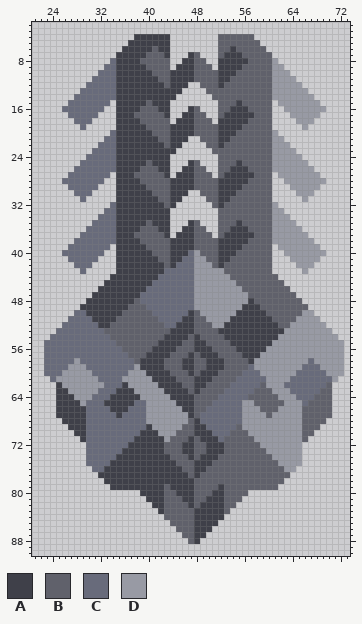
Sprite sheet, stored at sprites/blocks/turrets/meter.png. The picture above was drawn from the file before the commit.
The file is 96x96 pixels. Shown: x 21..73, y 2..90.
Palette (. is transparent): A #3f4049  B #60616b  C #686b7b  D #989aa4
Pixels before (only the part around the change), first column x 21:
 3 .....................................................
 4 .................AAAAAA........BBBBBB................
 5 ................AAAAAAA........BBBBBBB...............
 6 ...............AAAAABAA........BBABBBBB..............
 7 ..............AAAAABBBA...AB...BAAABBBBB.............
 8 .............CAAAABBBBB..AABB..AAAAABBBBD............
 9 ............CCAAAAABBBB.AAABBB.AAAABBBBBDD...........
10 ...........CCCAAAAAABBBAAAABBBBAAABBBBBBDDD..........
11 ..........CCCCAAAAAAABBAAAABBBBAABBBBBBBDDDD.........
12 .........CCCCCAAAAAAAABAAA..BBBABBBBBBBBDDDDD........
13 ........CCCCCCAAAAAAAAAAA....BBBBBBBBBBBDDDDDD.......
14 .......CCCCCCCAAAAAAAAAA......BBBBBBBBBBDDDDDDD......
15 ......CCCCCCC.AAAAABAAA........BBBABBBBB.DDDDDDD.....
16 .....CCCCCCC..AAAABBBAA...AB...BBAAABBBB..DDDDDDD....
17 ......CCCCC...AAABBBBBA..AABB..BAAAAABBB...DDDDD.....
18 .......CCC....AAAABBBBB.AAABBB.AAAAABBBB....DDD......
19 ........C.....AAAAABBBBAAAABBBBAAAABBBBB.....D.......
20 .............CAAAAAABBBAAAABBBBAAABBBBBBD............
21 ............CCAAAAAAABBAAA..BBBAABBBBBBBDD...........
22 ...........CCCAAAAAAAABAA....BBABBBBBBBBDDD..........
23 ..........CCCCAAAAAAAAAA......BBBBBBBBBBDDDD.........
24 .........CCCCCAAAAAAAAA........BBBBBBBBBDDDDD........
25 ........CCCCCCAAAAABAAA...AB...BBBABBBBBDDDDDD.......
26 .......CCCCCCCAAAABBBAA..AABB..BBAAABBBBDDDDDDD......
27 ......CCCCCCC.AAABBBBBA.AAABBB.BAAAAABBB.DDDDDDD.....
28 .....CCCCCCC..AAAABBBBBAAAABBBBAAAAABBBB..DDDDDDD....
29 ......CCCCC...AAAAABBBBAAAABBBBAAAABBBBB...DDDDD.....
30 .......CCC....AAAAAABBBAAA..BBBAAABBBBBB....DDD......
31 ........C.....AAAAAAABBAA....BBAABBBBBBB.....D.......
32 .............CAAAAAAAABA......BABBBBBBBBD............
33 ............CCAAAAAAAAA........BBBBBBBBBDD...........
34 ...........CCCAAAAAAAAA........BBBBBBBBBDDD..........
35 ..........CCCCAAAAABAAA...AB...BBBABBBBBDDDD.........
36 .........CCCCCAAAABBBAA..AABB..BBAAABBBBDDDDD........
37 ........CCCCCCAAABBBBBA.AAABBB.BAAAAABBBDDDDDD.......
38 .......CCCCCCCAAAABBBBBAAAABBBBAAAAABBBBDDDDDDD......
39 ......CCCCCCC.AAAAABBBBAAAABBBBAAAABBBBB.DDDDDDD.....
40 .....CCCCCCC..AAAAAABBBAAACDBBBAAABBBBBB..DDDDDDD....
41 ......CCCCC...AAAAAAABBAACCDDBBAABBBBBBB...DDDDD.....
42 .......CCC....AAAAAAAABACCCDDDBABBBBBBBB....DDD......
43 ........C.....AAAAAAAACCCCCDDDDDBBBBBBBB.....D.......
44 .............AAAAAAAACCCCCCDDDDDDBBBBBBBB............
45 ............AAAAAAAACCCCCCCDDDDDDDBBBBBBBB...........
46 ...........AAAAAAAACCCCCCCCDDDDDDDDBBBBBBBB..........
47 ..........AAAAAAAACCCCCCCCCDDDDDDDDDBBBBBBBB.........
48 .........AAAAAAAABCCCCCCCCCDDDDDDDDDABBBBBBBB........
49 ........AAAAAAAABBBCCCCCCCCDDDDDDDDAAABBBBBBBB.......
50 .......CCAAAAAABBBBBCCCCCCABDDDDDDAAAAABBBBBBDD......
51 ......CCCCAAAABBBBBBBCCCCAABBDDDDAAAAAAABBBBDDDD.....
52 .....CCCCCCAABBBBBBBBBCCAAABBBDDAAAAAAAAABBDDDDDD....
53 ....CCCCCCCCBBBBBBBBBBBAAAABBBBAAAAAAAAAAADDDDDDDD...
54 ...CCCCCCCCCCBBBBBBBBBAAAABABBBBAAAAAAAAADDDDDDDDDD..
55 ..CCCCCCCCCCCCBBBBBBBAAAABBAABBBBAAAAAAADDDDDDDDDDDD.
56 ..CCCCCCCCCCCCCBBBBBAAAABBBAAABBBBAAAAADDDDDDDDDDDDD.
57 ..CCCCCCCCCCCCCCBBBAAAABBBABAAABBBBAAADDDDDDDDDDDDDD.
58 ..CCCCCDCCCCCCCCCBAAAABBBAABBAAABBBBADDDDDDDDDCDDDDD.
59 ..CCCCDDDCCCCCCCCDAAAABBBAABBAAABBBBCDDDDDDDDCCCDDDD.
60 ..CCCDDDDDCCCCCCDDDAAAABBBABAAABBBBCCCDDDDDDCCCCCDDD.
61 ...CDDDDDDDCCCCDDDDDAAAABBBAAABBBBCCCCCDDDDCCCCCCCD..
62 ....ADDDDDDDCCCADDDDDAAAABBAABBBBCCCCCBDDDCCCCCCCB...
63 ....AADDDDDCCCAAADDDDDAAAABABBBBCCCCCBBBDDDCCCCCBB...
Once edited:
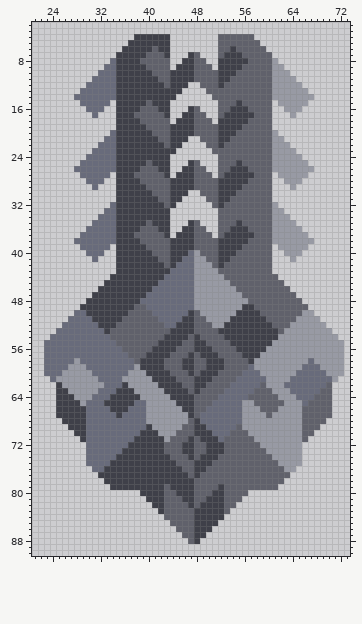
The edit:
{"y":15,"x":27,"old":"CC","new":".."}
{"y":15,"x":67,"old":"DD","new":".."}
{"y":16,"x":26,"old":"CCCC","new":"...."}
{"y":16,"x":66,"old":"DDDD","new":"...."}
{"y":17,"x":27,"old":"CCCC","new":"...."}
{"y":17,"x":65,"old":"DDDD","new":"...."}
{"y":18,"x":28,"old":"CCC","new":"..."}
{"y":18,"x":65,"old":"DDD","new":"..."}
{"y":19,"x":29,"old":"C","new":"."}
{"y":19,"x":66,"old":"D","new":"."}
{"y":27,"x":27,"old":"CC","new":".."}
{"y":27,"x":67,"old":"DD","new":".."}
{"y":28,"x":26,"old":"CCCC","new":"...."}
{"y":28,"x":66,"old":"DDDD","new":"...."}
{"y":29,"x":27,"old":"CCCC","new":"...."}
{"y":29,"x":65,"old":"DDDD","new":"...."}
{"y":30,"x":28,"old":"CCC","new":"..."}
{"y":30,"x":65,"old":"DDD","new":"..."}
{"y":31,"x":29,"old":"C","new":"."}
{"y":31,"x":66,"old":"D","new":"."}
{"y":39,"x":27,"old":"CC","new":".."}
{"y":39,"x":67,"old":"DD","new":".."}
{"y":40,"x":26,"old":"CCCC","new":"...."}
{"y":40,"x":66,"old":"DDDD","new":"...."}
{"y":41,"x":27,"old":"CCCC","new":"...."}
{"y":41,"x":65,"old":"DDDD","new":"...."}
{"y":42,"x":28,"old":"CCC","new":"..."}
{"y":42,"x":65,"old":"DDD","new":"..."}
{"y":43,"x":29,"old":"C","new":"."}
{"y":43,"x":43,"old":"C","new":"A"}
{"y":43,"x":52,"old":"D","new":"B"}
{"y":43,"x":66,"old":"D","new":"."}
{"y":44,"x":42,"old":"C","new":"A"}
{"y":44,"x":53,"old":"D","new":"B"}
{"y":45,"x":41,"old":"C","new":"A"}
{"y":45,"x":54,"old":"D","new":"B"}
{"y":46,"x":40,"old":"C","new":"A"}
{"y":46,"x":55,"old":"D","new":"B"}
{"y":47,"x":39,"old":"C","new":"A"}
{"y":47,"x":56,"old":"D","new":"B"}
{"y":48,"x":38,"old":"B","new":"A"}
{"y":48,"x":57,"old":"A","new":"B"}
{"y":49,"x":37,"old":"B","new":"A"}
{"y":49,"x":58,"old":"A","new":"B"}
{"y":50,"x":36,"old":"B","new":"A"}
{"y":50,"x":59,"old":"A","new":"B"}
{"y":51,"x":35,"old":"B","new":"A"}
{"y":51,"x":60,"old":"A","new":"B"}
{"y":52,"x":34,"old":"B","new":"A"}
{"y":52,"x":61,"old":"A","new":"B"}
{"y":53,"x":33,"old":"B","new":"A"}
{"y":53,"x":62,"old":"A","new":"B"}
{"label":"erased","picture_box":[62,100,92,130]}
{"label":"erased","picture_box":[296,100,326,130]}
{"label":"erased","picture_box":[62,172,92,202]}
{"label":"erased","picture_box":[296,172,326,202]}
{"label":"erased","picture_box":[62,244,92,274]}
{"label":"erased","picture_box":[296,244,326,274]}
{"label":"changed","picture_box":[104,268,170,334]}
{"label":"changed","picture_box":[218,268,284,334]}
